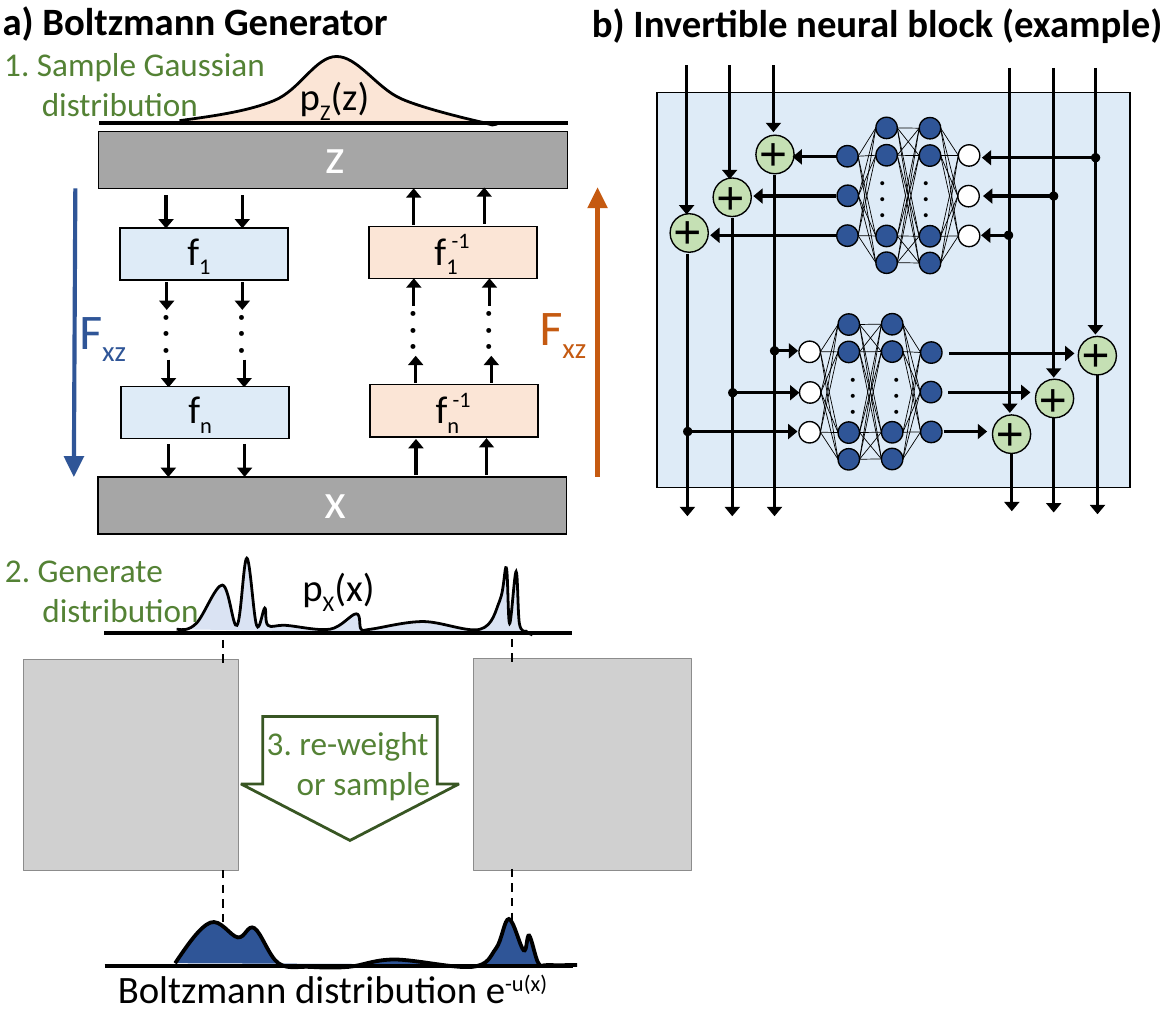
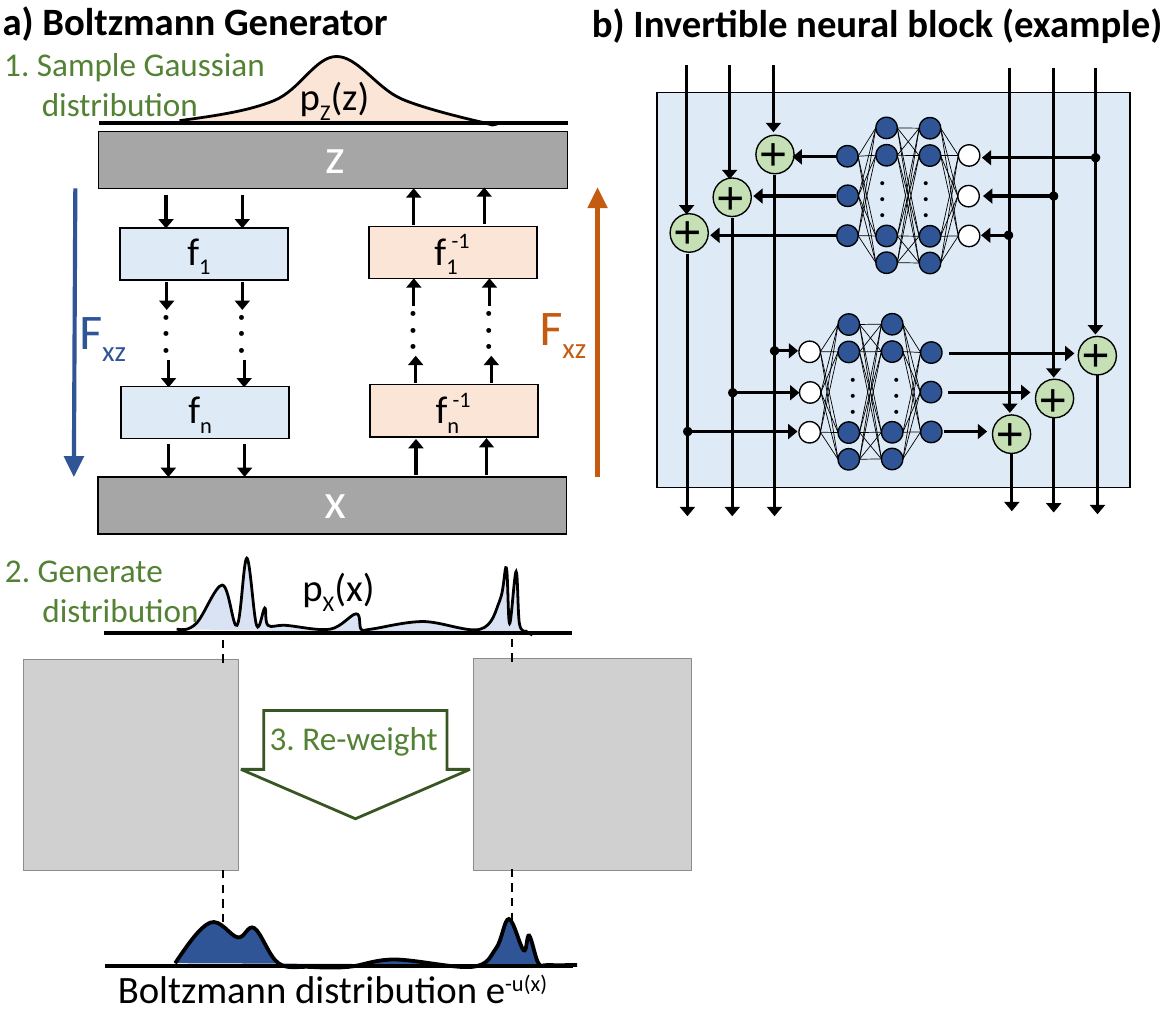
Before and after one commit to noegroup/paper_boltzmann_generators, a slide deck: slide 1 of figs/Fig_Illustration.pptx. Drawn at 1176x1019 pixels with LibreOffice and Linux fonts; fonts in the diff are those of the drawing; grey boxes stand for pictures. Boxes give left, top, right and bottom in pixels: in the first picture for what was removed or moved away, otherwise in the second. Text is boxed around its words. In the diff, an @@ line names an element or a change of style, - is before the commit and + after.

```diff
--- a/figs/Fig_Illustration.pptx
+++ b/figs/Fig_Illustration.pptx
@@ down arrow: place and size @@
-down arrow at [241, 717, 459, 841]
+down arrow at [241, 711, 470, 820]
@@ text at [270, 727, 438, 756]: text changed @@
-3. re-weight
-or sample
+3. Re-weight
```
Also in this commit, not shown: 18 other files.
